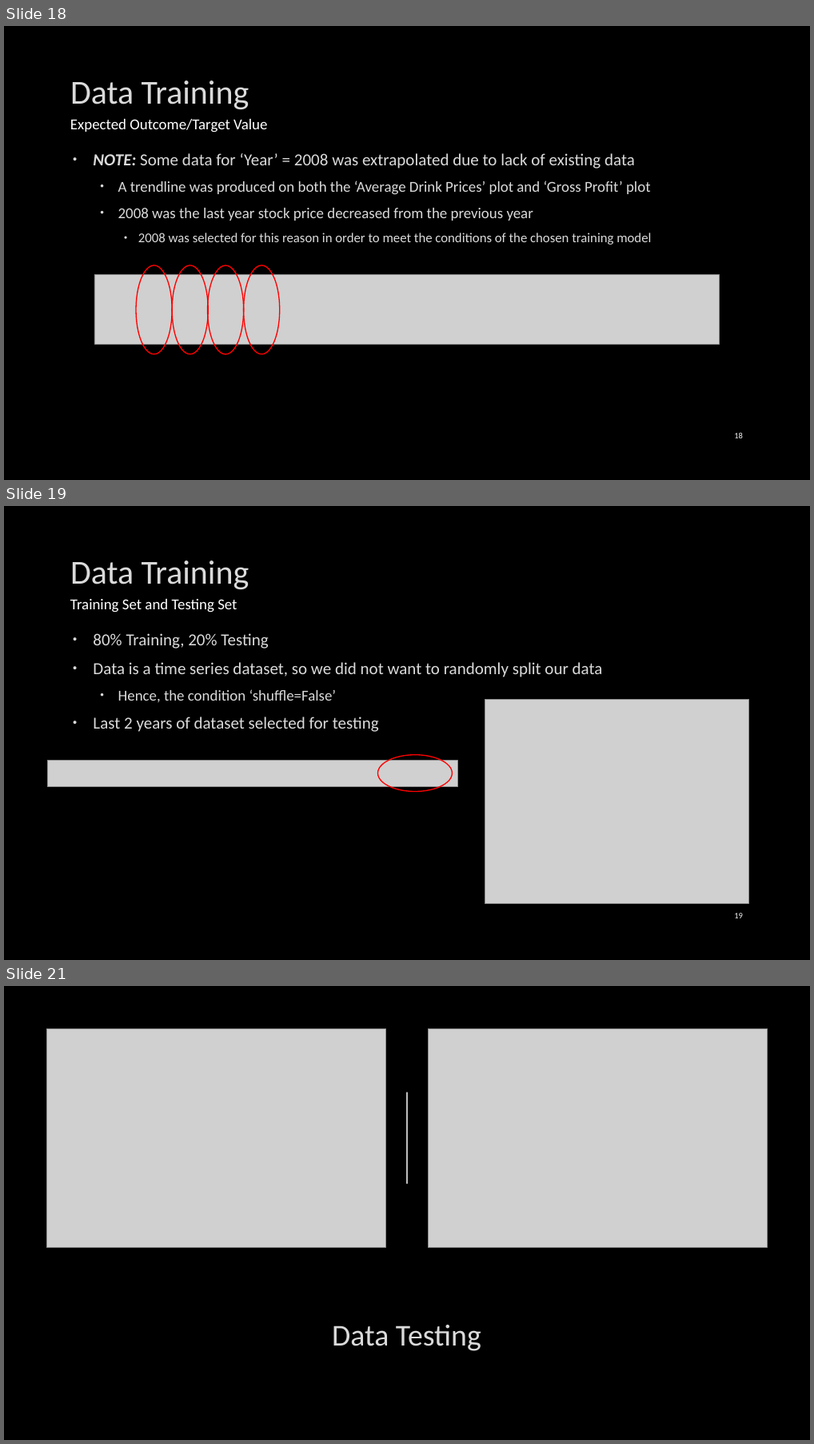
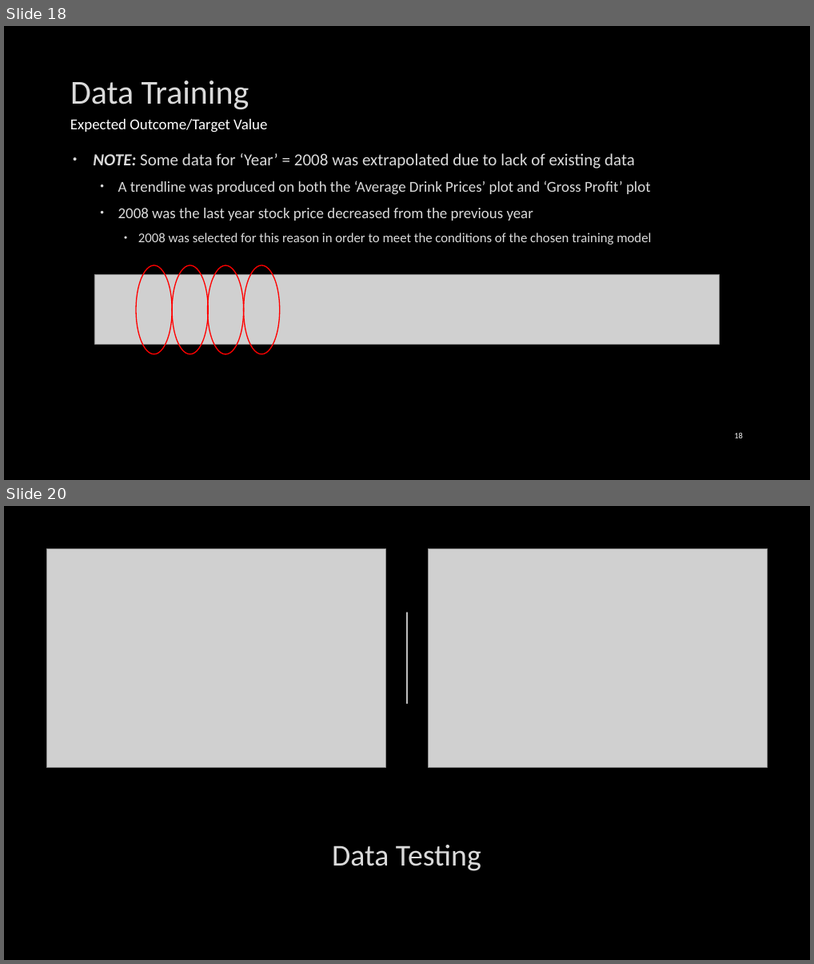
Before and after one commit to SagarPateI/Starbucks-Profit-Margins, a slide deck: ProjectPresentation.pptx. Shown one above the other, each under a label of ours: slides 18, 19 and 21 before the commit, slides 18 and 20 after it; the slides between them are not shown. The pictures are 814x1444 and 814x964 pixels, drawn with LibreOffice and Linux fonts; fonts in the diff are those of the drawing; grey boxes stand for pictures; background and template pictures are left out. Boxes give left, top, right and bottom in pixels: in the first picture for what was removed or moved away, otherwise in the second. Text is boxed around its words. In the diff, an @@ line names an element or a change of style, - is before the commit and + after.

```diff
--- a/ProjectPresentation.pptx
+++ b/ProjectPresentation.pptx
@@ slide 19 removed at box(4, 506, 810, 960), background picture (left out) @@
@@ title removed at box(70, 560, 250, 590) @@
-Data Training
@@ text removed at box(70, 599, 237, 612) @@
-Training Set and Testing Set
@@ text removed at box(93, 633, 603, 732) @@
-• 80% Training, 20% Testing
-• Data is a time series dataset, so we did not want to randomly split our data
-  • Hence, the condition ‘shuffle=False’
-• Last 2 years of dataset selected for testing
@@ picture removed at box(485, 699, 750, 903) @@
@@ picture removed at box(47, 760, 458, 787) @@
@@ ellipse removed at box(378, 755, 452, 792) @@
@@ page number removed at box(734, 912, 743, 918) @@
-19
@@ what was slide 21 is now slide 20 @@
```
Also in this commit, not shown: 1 slide changed, 2 slides added, 2 other slides removed.
